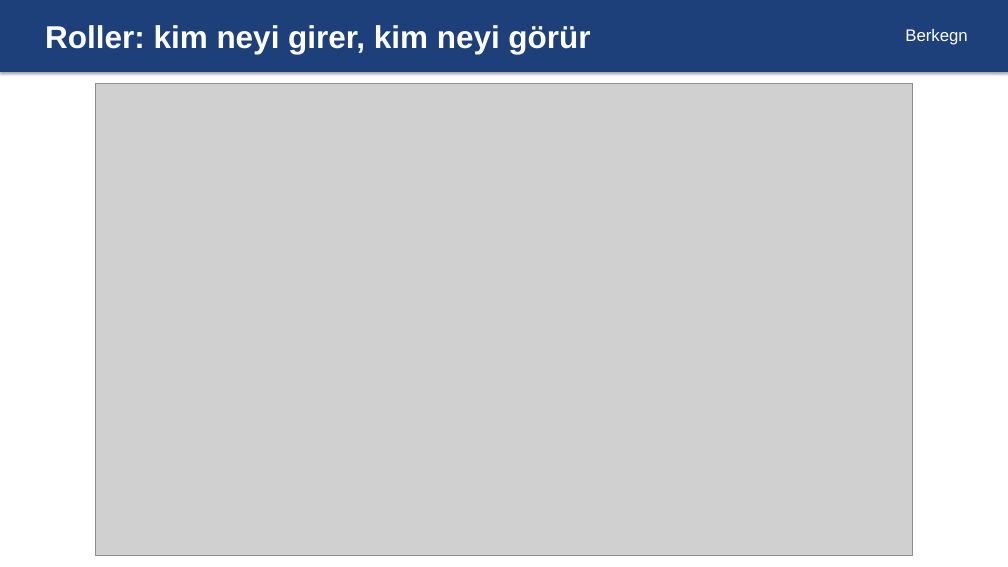
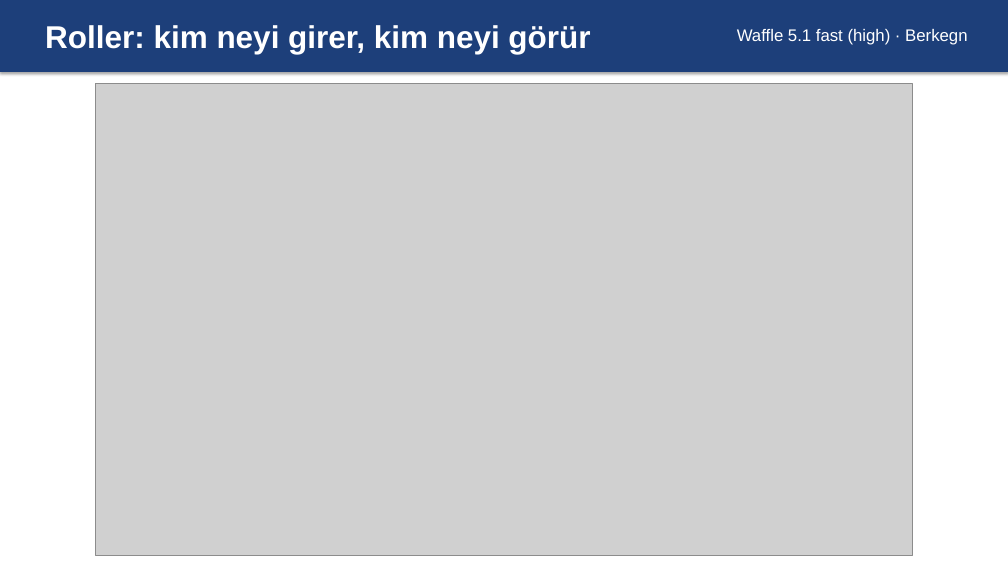
Before and after one commit to EmreSndkc/waffle_v5.1, a slide deck: slide 1 of docs/slides/CSE321_Waffle_5.1_Slides.pptx (slide 2 before the commit). Drawn at 1008x567 pixels with LibreOffice and Linux fonts; fonts in the diff are those of the drawing; grey boxes stand for pictures. Boxes give left, top, right and bottom in pixels: in the first picture for what was removed or moved away, otherwise in the second. Text is boxed around its words. In the diff, an @@ line names an element or a change of style, - is before the commit and + after.

```diff
--- a/docs/slides/CSE321_Waffle_5.1_Slides.pptx
+++ b/docs/slides/CSE321_Waffle_5.1_Slides.pptx
@@ text at (737, 29, 967, 45): text changed @@
-Berkegn
+Waffle 5.1 fast (high) · Berkegn
```
Also in this commit, not shown: 5 other slides changed, 1 slide removed, 1 other file.
